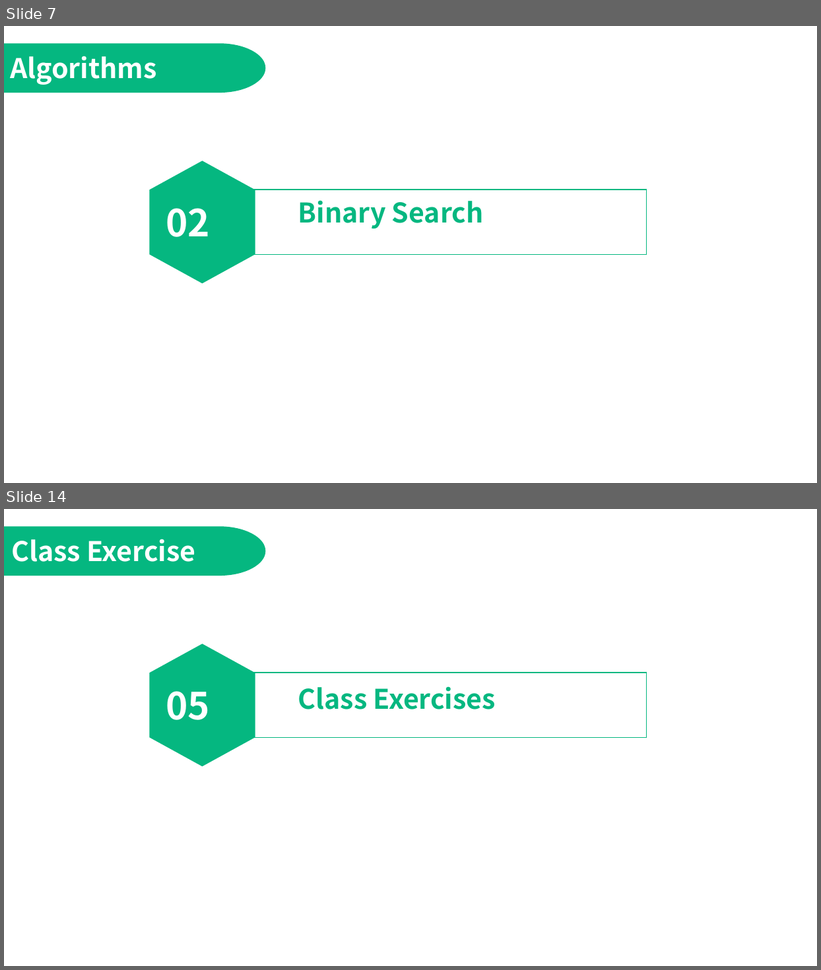
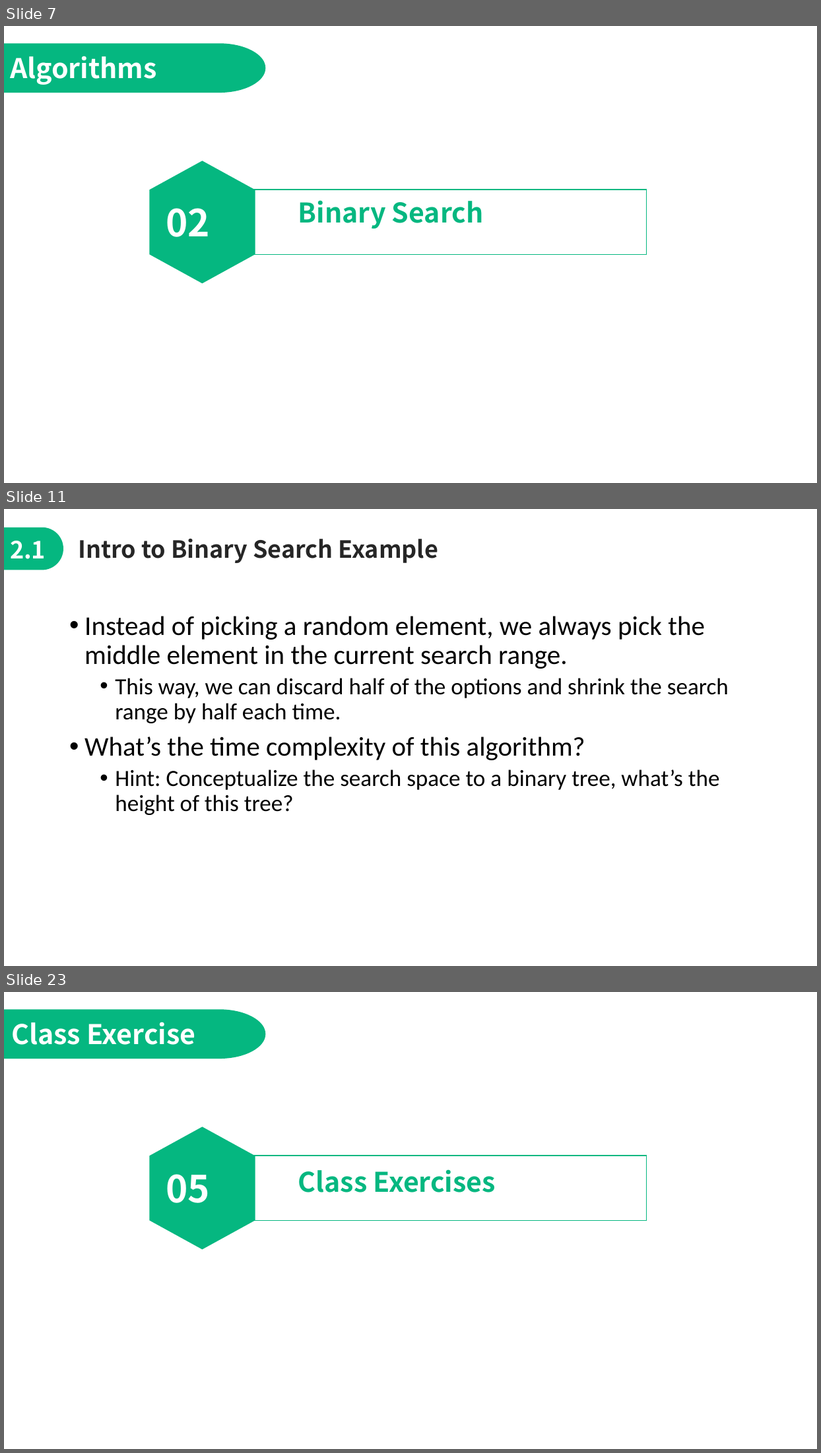
Before and after one commit to jimmyyih518/DSA2022Fall, a slide deck: week6/week6_slides.pptx. Shown one above the other, each under a label of ours: slides 7 and 14 before the commit, slides 7, 11 and 23 after it; the slides between them are not shown. The pictures are 821x970 and 821x1453 pixels, drawn with LibreOffice and Linux fonts; fonts in the diff are those of the drawing. Boxes give left, top, right and bottom in pixels: in the first picture for what was removed or moved away, otherwise in the second. Text is boxed around its words. In the diff, an @@ line names an element or a change of style, - is before the commit and + after.

```diff
--- a/week6/week6_slides.pptx
+++ b/week6/week6_slides.pptx
@@ slide 11 added at bbox=[4, 509, 817, 966], background #FFFFFF @@
@@ freeform shape added at bbox=[4, 527, 63, 570], fill #05B780 @@
@@ text added at bbox=[10, 541, 46, 559], 28 pt, text #FFFFFF, bold @@
+2.1
@@ text added at bbox=[78, 539, 438, 563], 28 pt, text #262626, bold @@
+Intro to Binary Search Example
@@ text added at bbox=[85, 616, 729, 815], 27.4 pt, text #000000 @@
+• Instead of picking a random element, we always pick the middle element in the current search range.
+  • This way, we can discard half of the options and shrink the search range by half each time.
+• What’s the time complexity of this algorithm?
+  • Hint: Conceptualize the search space to a binary tree, what’s the height of this tree?
@@ what was slide 14 is now slide 23 @@
```
Also in this commit, not shown: 7 slides changed, 11 other slides added, 2 slides removed, 11 other files.
